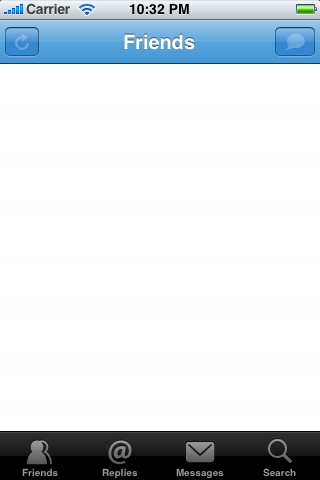
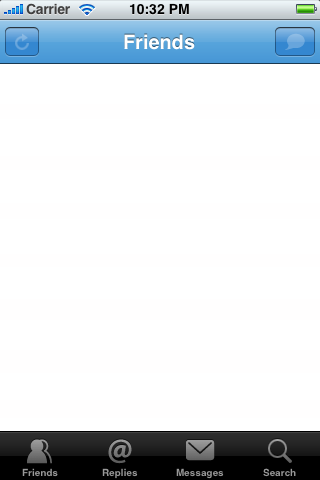
Layer changes from the first 320 x 480 image to the second:
added layer "Layer 6" above "Layer 5" over (x1=27, y1=438, x2=215, y2=465)
